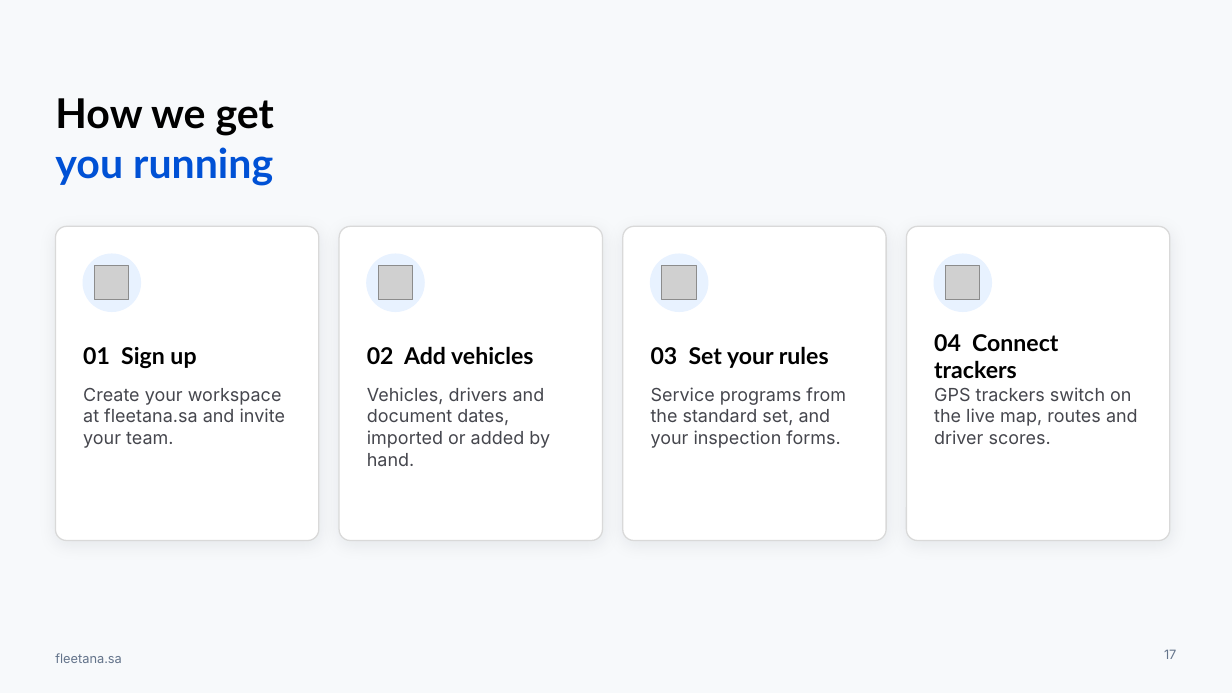
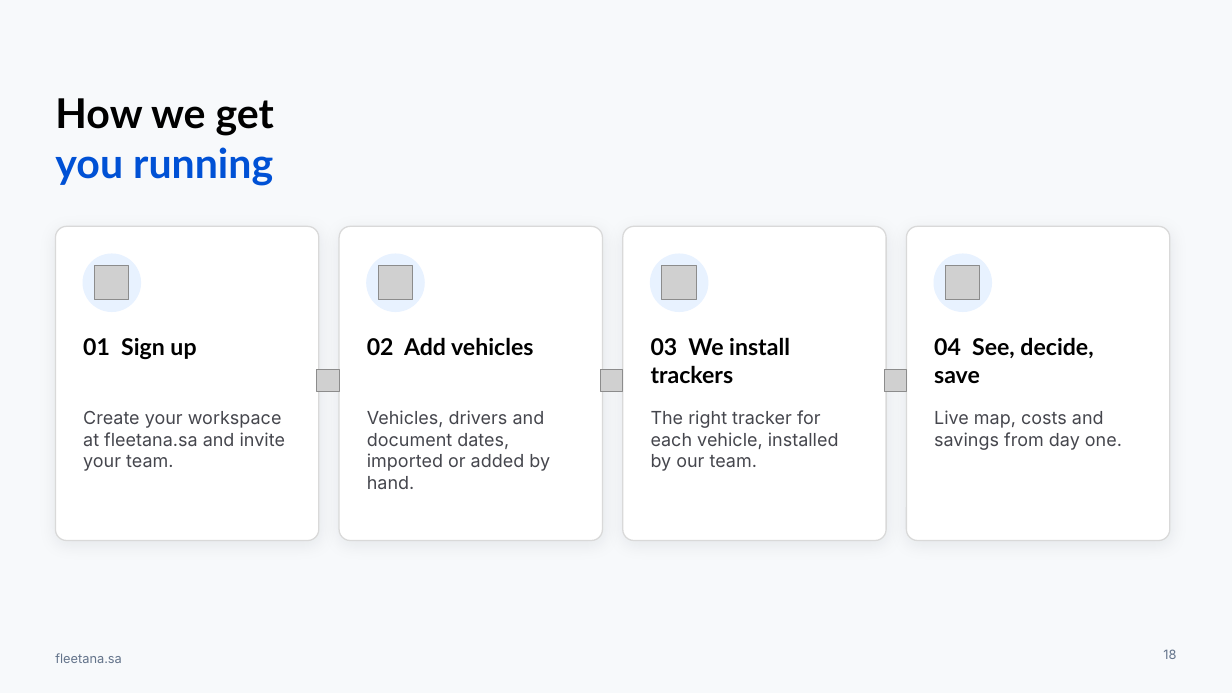
Before and after one commit to AbdallahDaban/Claude, a slide deck: slide 18 of fleetana-launch/brand/profile/Fleetana-Company-Profile-EN.pptx (slide 17 before the commit). Drawn at 1232x693 pixels with LibreOffice and Linux fonts; fonts in the diff are those of the drawing; grey boxes stand for pictures; background and template pictures are left out. Boxes give left, top, right and bottom in pixels: in the first picture for what was removed or moved away, otherwise in the second. Text is boxed around its words. In the diff, an @@ line names an element or a change of style, - is before the commit and + after.

```diff
--- a/fleetana-launch/brand/profile/Fleetana-Company-Profile-EN.pptx
+++ b/fleetana-launch/brand/profile/Fleetana-Company-Profile-EN.pptx
@@ vertical alignment middle to top in 4 elements at (83, 338, 196, 359), (367, 337, 533, 356), (934, 337, 1093, 384), (651, 337, 790, 384) @@
@@ text at (651, 337, 790, 384): text changed @@
-03 Set your rules
+03 We install trackers
@@ text at (934, 337, 1093, 384): text changed @@
-04 Connect trackers
+04 See, decide, save
@@ picture added at (317, 370, 339, 392) @@
@@ picture added at (601, 370, 623, 392) @@
@@ picture added at (884, 370, 907, 392) @@
@@ text "Create your workspace at fleetana.sa ...": place and size @@
-text "Create your workspace at fleetana.sa ..." at (83, 388, 285, 448)
+text "Create your workspace at fleetana.sa ..." at (83, 411, 285, 471)
@@ text "Vehicles, drivers and document dates, ...": place and size @@
-text "Vehicles, drivers and document dates, ..." at (367, 387, 550, 466)
+text "Vehicles, drivers and document dates, ..." at (367, 410, 550, 489)
@@ text at (651, 410, 839, 471): text changed @@
-Service programs from the standard set, and your inspection forms.
+The right tracker for each vehicle, installed by our team.
@@ text at (934, 410, 1122, 450): text changed @@
-GPS trackers switch on the live map, routes and driver scores.
+Live map, costs and savings from day one.
@@ page number at (1163, 649, 1176, 659): text changed @@
-17
+18
```
Also in this commit, not shown: 9 other slides changed, 7 slides added, 6 slides removed, 4 other files.
